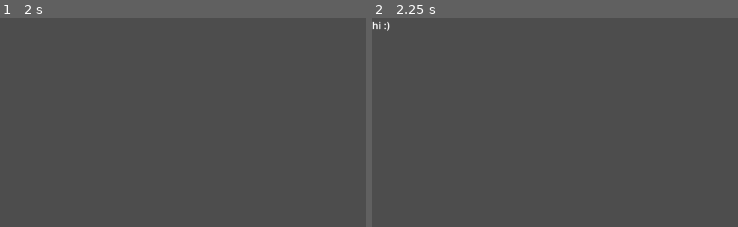
Above: before the commit, frames 1-2 (left to right).
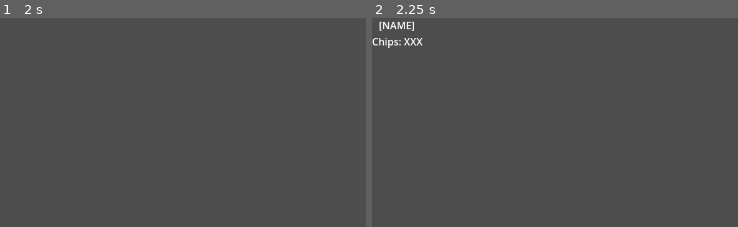
Above: after the commit, the same moments.

Repository: rwilson02/Poker-Party
Game: Godot game, scene res://scenes/Main.tscn
Same seed, same stepped clock (60 frames per second), same inputs: the game is played once before the commit and once after it.
Inputs (mouse positions are % of the whole screen's width and height, from its top left):
- Up to frame 1 (2 s): click (90, 89) at 0.52 s; type "12" at 0.6 s; click (27, 54) at 0.75 s; type "Alex" at 0.83 s; click "Create Game" at 1.25 s
- Up to frame 2 (2.25 s): click "Start Game" at 2 s
The pictures show only the part of the screen within x 0-50%, y 0-50%; the shares and areas given below are measured in that part.

Frame 1 is identical in both runs. In frame 2, 0.5% of the frame differs, in the area x 0-14%, y 1-15%.
Error after the commit: Invalid access to property or key '1' on a base object of type 'Dictionary'. (res://scripts/netgame.gd:76)

Commit message:
separate things out into their own scripts

Diff:
--- a/project.godot
+++ b/project.godot
@@ -18,7 +18,7 @@
 [autoload]
 
 Rules="*res://scripts/rules.gd"
-Netgame="*res://scripts/multiplayer.gd"
+Netgame="*res://scripts/netgame.gd"
 
 [display]
 
--- a/scenes/Gameplay.tscn
+++ b/scenes/Gameplay.tscn
@@ -1,11 +1,19 @@
-[gd_scene load_steps=2 format=3 uid="uid://bdhun1e2i03cn"]
+[gd_scene load_steps=3 format=3 uid="uid://bdhun1e2i03cn"]
 
-[ext_resource type="Script" path="res://scripts/gameplay.gd" id="1_3vg1j"]
+[ext_resource type="Script" path="res://scripts/gameplay/gameplay_main.gd" id="1_glytd"]
+[ext_resource type="Script" path="res://scripts/gameplay/gameplay_display.gd" id="2_lvqcw"]
 
 [node name="Gameplay" type="Node"]
-script = ExtResource("1_3vg1j")
+script = ExtResource("1_glytd")
 
-[node name="Label" type="Label" parent="."]
-offset_right = 40.0
-offset_bottom = 23.0
-text = "hi :)"
+[node name="Display" type="Node" parent="."]
+script = ExtResource("2_lvqcw")
+
+[node name="Label" type="Label" parent="Display"]
+offset_right = 81.0
+offset_bottom = 52.0
+text = "[NAME]
+Chips: XXX"
+horizontal_alignment = 1
+
+[node name="Betting" type="Node" parent="."]
--- a/scripts/gameplay.gd
+++ /dev/null
@@ -1,75 +0,0 @@
-extends Node
-
-@onready var players: Dictionary = Netgame.players
-var ready_players = 0
-
-enum STAGE {AWAITING, ANTE, PREBETTING, BETTING}
-
-var active_player_order: Array
-var folded_players: Array
-var losers: Array
-var round_start_index = -1
-var pot = 0
-var deck = range(0, Rules.get_deck_size())
-var round_state = STAGE.AWAITING
-var rounds_remaining = Rules.RULES["GAMEPLAY_ROUNDS"]
-
-func _ready():
-	rpc_id(1, "player_ready")
-
-@rpc("any_peer", "call_local", "reliable")
-func player_ready():
-	prints(multiplayer.get_remote_sender_id(), "ready")
-	ready_players += 1
-	if ready_players == players.keys().size():
-		gameplay_loop()
-
-# Server-side function to get values back from players
-@rpc("any_peer", "reliable", "call_local")
-func receive_value(value: Variant):
-	match round_state:
-		STAGE.ANTE:
-			if value == null:
-				losers.append(multiplayer.get_remote_sender_id())
-			else:
-				players[multiplayer.get_remote_sender_id()].chips -= value
-				pot += value
-
-# Corresponding client-side function to send those values
-func send_to_server(value: Variant):
-	receive_value.rpc_id(1, value)
-
-func gameplay_loop():
-	print("play ball")
-
-	for player_id in players:
-		active_player_order.append(player_id)
-	active_player_order.shuffle()
-
-	while(active_player_order.size() > 1 or rounds_remaining > 0):
-		round_start_index += 1
-		rounds_remaining -= 1
-		active_player_order.map(func(c): return absi(c))
-
-		round_state = STAGE.ANTE
-		for player_id in active_player_order.size():
-			get_ante.rpc_id(player_id)
-
-		# do initial deal (player hands and comm cards)
-		# do first betting round
-		# while current comm cards < rules comm cards
-		#	 show comm card
-		#	 do betting round
-		# if there are still players
-		#	 do showdown
-		# award pot to winner
-		# do rule change
-
-@rpc("any_peer", "call_local", "reliable")
-func get_ante():
-	var me = Netgame.players[multiplayer.get_unique_id()]
-	if me.chips <= 0:
-		send_to_server(null)
-	else:
-		var ante = mini(me.chips, Rules.RULES["ANTE"])
-		send_to_server(ante)
--- /dev/null
+++ b/scripts/gameplay/gameplay_betting.gd
@@ -0,0 +1,11 @@
+extends Node
+
+
+# Called when the node enters the scene tree for the first time.
+func _ready():
+	pass # Replace with function body.
+
+
+# Called every frame. 'delta' is the elapsed time since the previous frame.
+func _process(delta):
+	pass
--- /dev/null
+++ b/scripts/gameplay/gameplay_display.gd
@@ -0,0 +1,12 @@
+extends Node
+
+@onready var HUD_self_text = $Label
+
+const self_text_template = "%s\nChips: %d"
+
+func _ready():
+	update_display()
+
+@rpc("authority", "call_local", "unreliable", 1)
+func update_display():
+	HUD_self_text.text = self_text_template % [Netgame.me().name, Netgame.me().chips]
--- /dev/null
+++ b/scripts/gameplay/gameplay_main.gd
@@ -0,0 +1,118 @@
+extends Node
+
+signal all_responses_received
+
+@onready var DISPLAY = $Display
+@onready var BETTING = $Betting
+
+var player_responses = 0
+
+enum STAGE {AWAITING, ANTE, PREBETTING, BETTING, SHOWDOWN, RULE_CHANGE}
+
+var active_player_order: Array
+var saved_player_order: Array
+var folded_players: Array
+var losers: Array
+var round_start_index = -1
+var pot = 0
+var deck: Array
+var round_state = STAGE.AWAITING
+var rounds_remaining = Rules.RULES["GAMEPLAY_ROUNDS"]
+
+var community_cards: Array
+
+func _ready():
+	rpc_id(1, "player_ready")
+
+@rpc("any_peer", "call_local", "reliable")
+func player_ready():
+	prints(multiplayer.get_remote_sender_id(), "ready")
+	player_responses += 1
+	if player_responses == Netgame.players.keys().size():
+		player_responses = 0
+		gameplay_loop()
+
+# Server-side function to get values back from players
+@rpc("any_peer", "reliable", "call_local")
+func receive_from_all(value: Variant):
+	player_responses += 1
+
+	match round_state:
+		STAGE.ANTE:
+			if value == null:
+				losers.append(multiplayer.get_remote_sender_id())
+			else:
+				Netgame.players[multiplayer.get_remote_sender_id()].chips -= value
+				pot += value
+
+	if player_responses == active_player_order.size():
+		player_responses = 0
+		all_responses_received.emit()
+
+@rpc("any_peer", "reliable", "call_local")
+func receive_from_one(value: Variant):
+	all_responses_received.emit()
+
+# Corresponding client-side function to send those values
+func send_to_server(value: Variant, needs_everyone: bool = true):
+	if needs_everyone:
+		receive_from_all.rpc_id(1, value)
+	else:
+		receive_from_one.rpc_id(1, value)
+
+@rpc("authority", "call_local", "reliable")
+func sync_data(data: Variant):
+	Netgame.players = data
+	DISPLAY.update_display()
+
+func gameplay_loop():
+	print("play ball")
+
+	for id in Netgame.players:
+		if not id in losers:
+			active_player_order.append(id)
+	active_player_order.shuffle()
+	saved_player_order = active_player_order.duplicate()
+
+	while(active_player_order.size() > 1 or rounds_remaining > 0):
+		round_start_index += 1
+		rounds_remaining -= 1
+		active_player_order.map(func(c): return absi(c))
+		deck = range(0, Rules.get_deck_size())
+		deck.shuffle()
+
+		#get ante
+		round_state = STAGE.ANTE
+		for id in active_player_order:
+			get_ante.rpc_id(id)
+		await all_responses_received
+		sync_data.rpc(Netgame.players)
+
+#		print("should be done then")
+#		print(pot)
+
+		# do initial deal (player hands and comm cards)
+		for i in Rules.RULES["COMM_CARDS"]:
+			community_cards.append(deck.pop_back())
+		for id in active_player_order:
+			for i in Rules.RULES["HOLE_CARDS"]:
+				Netgame.players[id].cards.append(deck.pop_back())
+		sync_data.rpc(Netgame.players)
+
+		# do first betting round
+		# while current comm cards < rules comm cards
+		#	 show comm card
+		#	 do betting round
+		# if there are still players
+		#	 do showdown
+		# award pot to winner
+		# do rule change
+
+@rpc("any_peer", "call_local", "reliable")
+func get_ante():
+	var me = Netgame.me()
+	if me.chips <= 0:
+		send_to_server(null)
+	else:
+		var ante = mini(me.chips, Rules.RULES["ANTE"])
+		send_to_server(ante)
--- a/scripts/multiplayer.gd
+++ b/scripts/netgame.gd
@@ -13,7 +13,7 @@
 var player_info = {
 	"name": "Player",
 	"cards": [],
-	"chips": 0
+	"chips": 200
 }
 
 func _ready():
@@ -71,3 +71,6 @@
 func _on_server_disconnected():
 	remove_multiplayer_peer()
 	server_disconnected.emit()
+
+func me():
+	return players[multiplayer.get_unique_id()]
